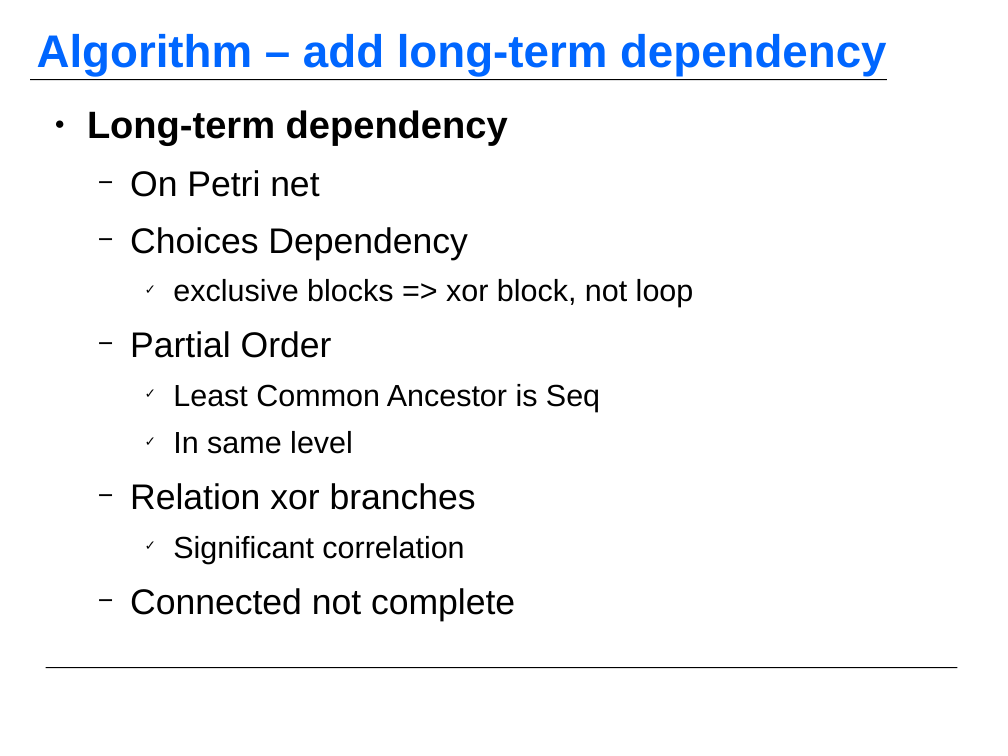
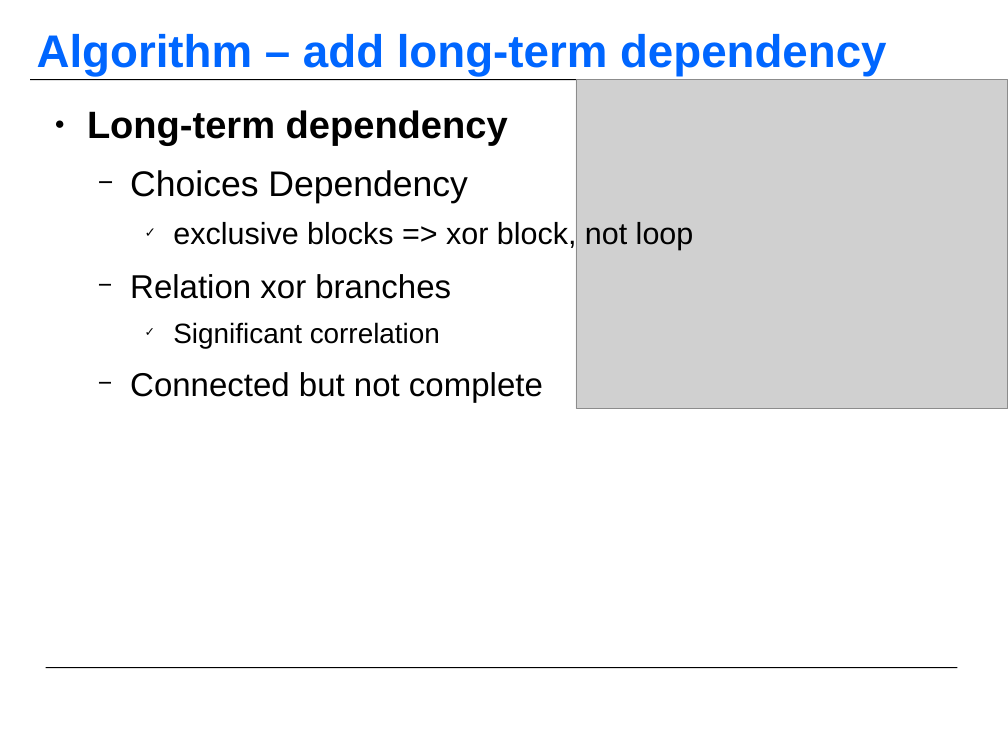
Before and after one commit to KFDing/masterthesis, a slide deck: slide 6 of official_report/MasterThesis_Report_Final_01.odp (slide 8 before the commit). Drawn at 1008x756 pixels with LibreOffice and Linux fonts; fonts in the diff are those of the drawing; grey boxes stand for pictures; background and template pictures are left out. Boxes give left, top, right and bottom in pixels: in the first picture for what was removed or moved away, otherwise in the second. Text is boxed around its words. In the diff, an @@ line names an element or a change of style, - is before the commit and + after.

```diff
--- a/official_report/MasterThesis_Report_Final_01.odp
+++ b/official_report/MasterThesis_Report_Final_01.odp
@@ picture added at box(576, 80, 1008, 409) @@
@@ text at box(130, 170, 319, 197): paragraph removed @@
-  − On Petri net
@@ text at box(173, 322, 440, 348): size 28 to 26 pt in "Relation xor branches"; size 24 to 22 pt in "Significant correlation" @@
@@ text at box(130, 331, 600, 454): paragraphs removed @@
-  − Partial Order
-    ✓ Least Common Ancestor is Seq
-    ✓ In same level
@@ text at box(130, 372, 543, 403): text changed; size 28 to 26 pt @@
-  − Connected not complete
+  − Connected but not complete
```
Also in this commit, not shown: 8 other slides changed, 2 slides added, 28 other files.
